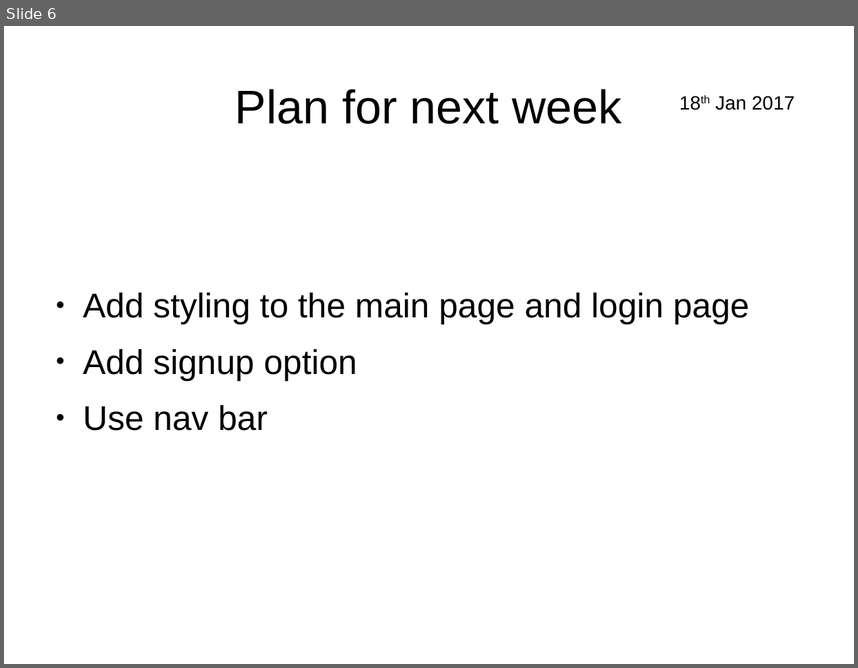
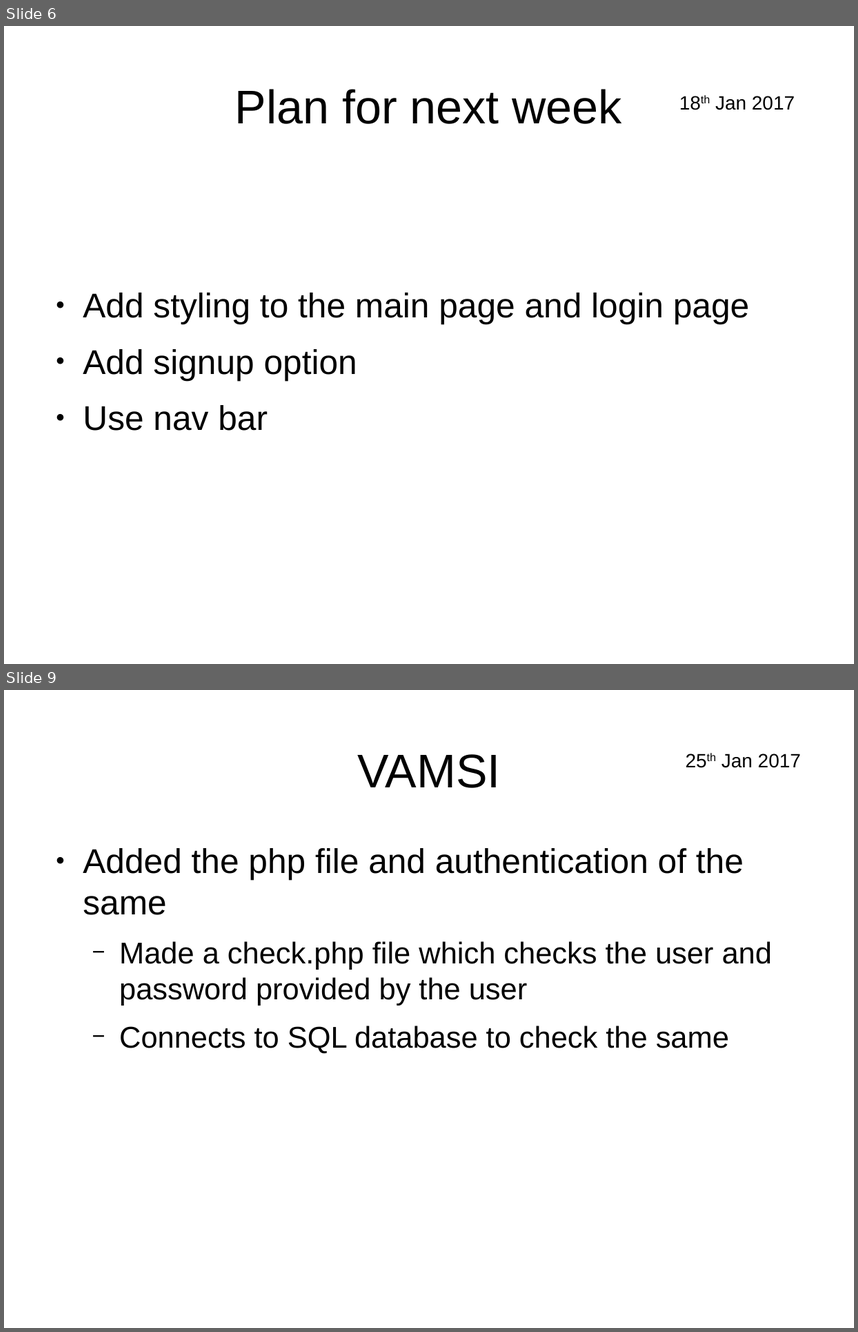
Before and after one commit to pandusonu2/WebTech, a slide deck: Presentation.odp. Shown one above the other, each under a label of ours: slide 6 before the commit, slides 6 and 9 after it; the slides between them are not shown. The pictures are 858x668 and 858x1332 pixels, drawn with LibreOffice and Linux fonts; fonts in the diff are those of the drawing. Boxes give left, top, right and bottom in pixels: in the first picture for what was removed or moved away, otherwise in the second. Text is boxed around its words. In the diff, an @@ line names an element or a change of style, - is before the commit and + after.

```diff
--- a/Presentation.odp
+++ b/Presentation.odp
@@ slide 9 added at bbox=[4, 690, 854, 1328], background #FFFFFF @@
@@ title added at bbox=[357, 754, 500, 788], 44 pt, text #000000 @@
+VAMSI
@@ text added at bbox=[722, 753, 801, 768], 18 pt, text #000000 @@
+25th Jan 2017
@@ text added at bbox=[83, 848, 772, 1054], 28 pt, text #000000 @@
+● Added the php file and authentication of the same
+  − Made a check.php file which checks the user and password provided by the user
+  − Connects to SQL database to check the same
```
Also in this commit, not shown: 4 other slides added, 4 other files.
